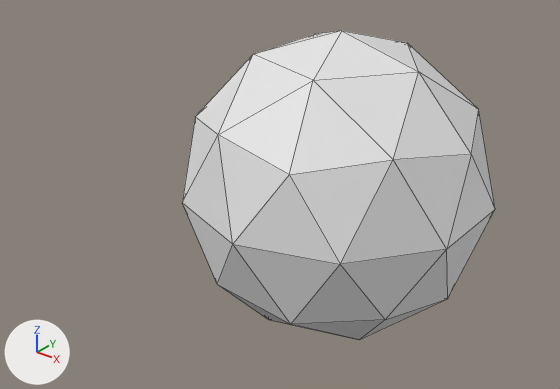
An edit to the FBX model Assets/Models/shield.fbx, drawn before and after from the same camera.
Before and after are seen from a camera (50 mm lens) standing at (1.28, -1.89, 1.06) and looking at (-0.23, 0.0, -0.11). Lighting does not change. The marker at lower left points along +X, +Y and +Z. Mesh edges are drawn as thin lines.

Objects in the first picture: 'shield'.
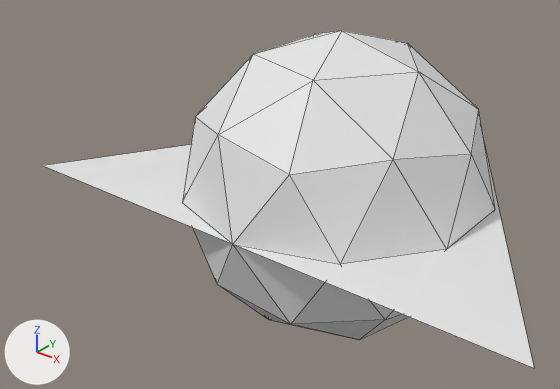
Commit message: shield particles

Scene script edits in JSON lines:
```json
{"op": "add", "block": "me_plane", "code": ["me_plane = bpy.data.meshes.new('Plane')", "me_plane.from_pydata([(0.0, 1.0, 0.0), (-0.87, -0.5, 0.0), (0.87, -0.5, 0.0)], [], [(1, 2, 0)])"]}
{"op": "add", "block": "ob_shield_shard", "code": ["ob_shield_shard = bpy.data.objects.new('shield shard', me_plane)", "ob_shield_shard.location = (0.0, 0.0, 0.0)"]}
```

Boxes (x1, y1, x2, y2) around the edits, measured in the pictures (560 x 389 px):
```json
{"object": "shield shard", "change": "added", "after": [43, 104, 534, 368]}
```
